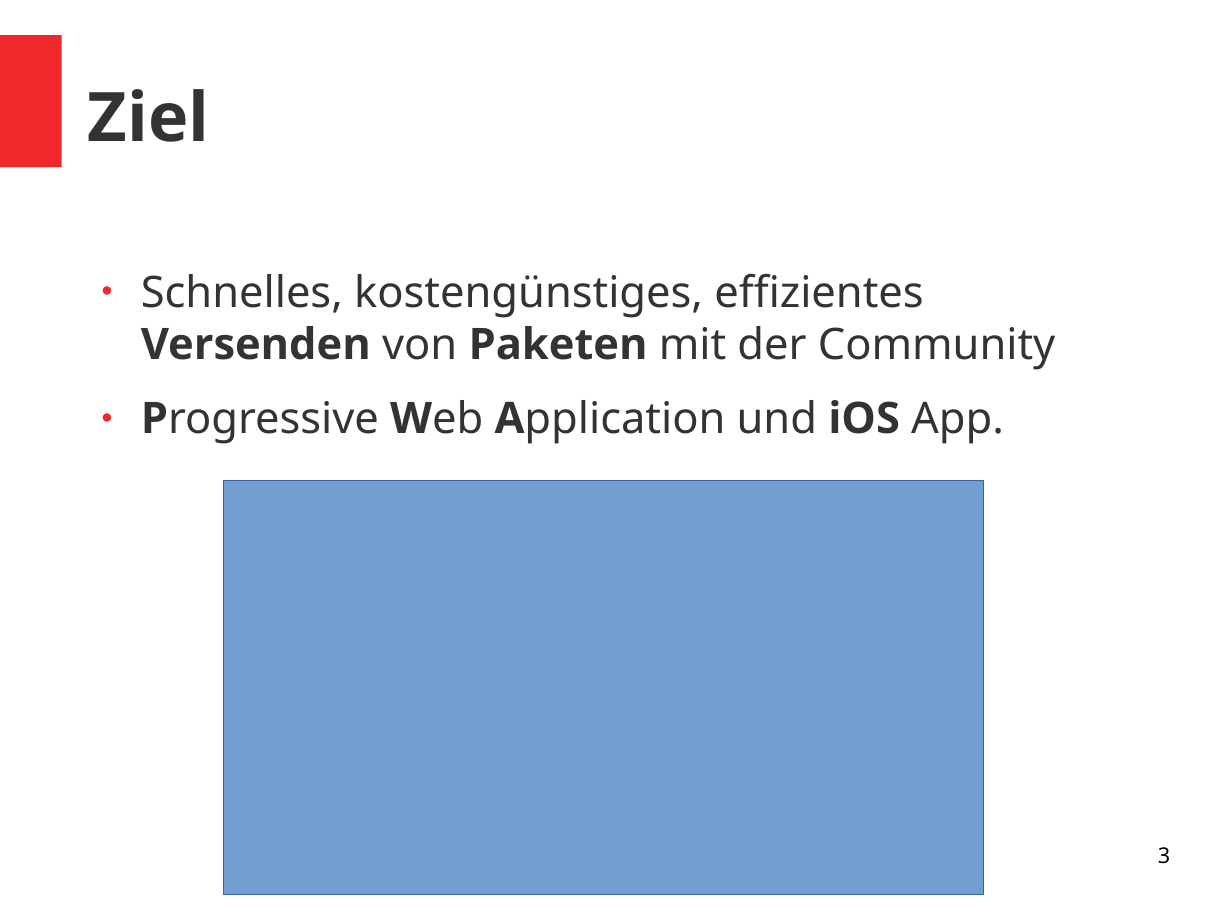
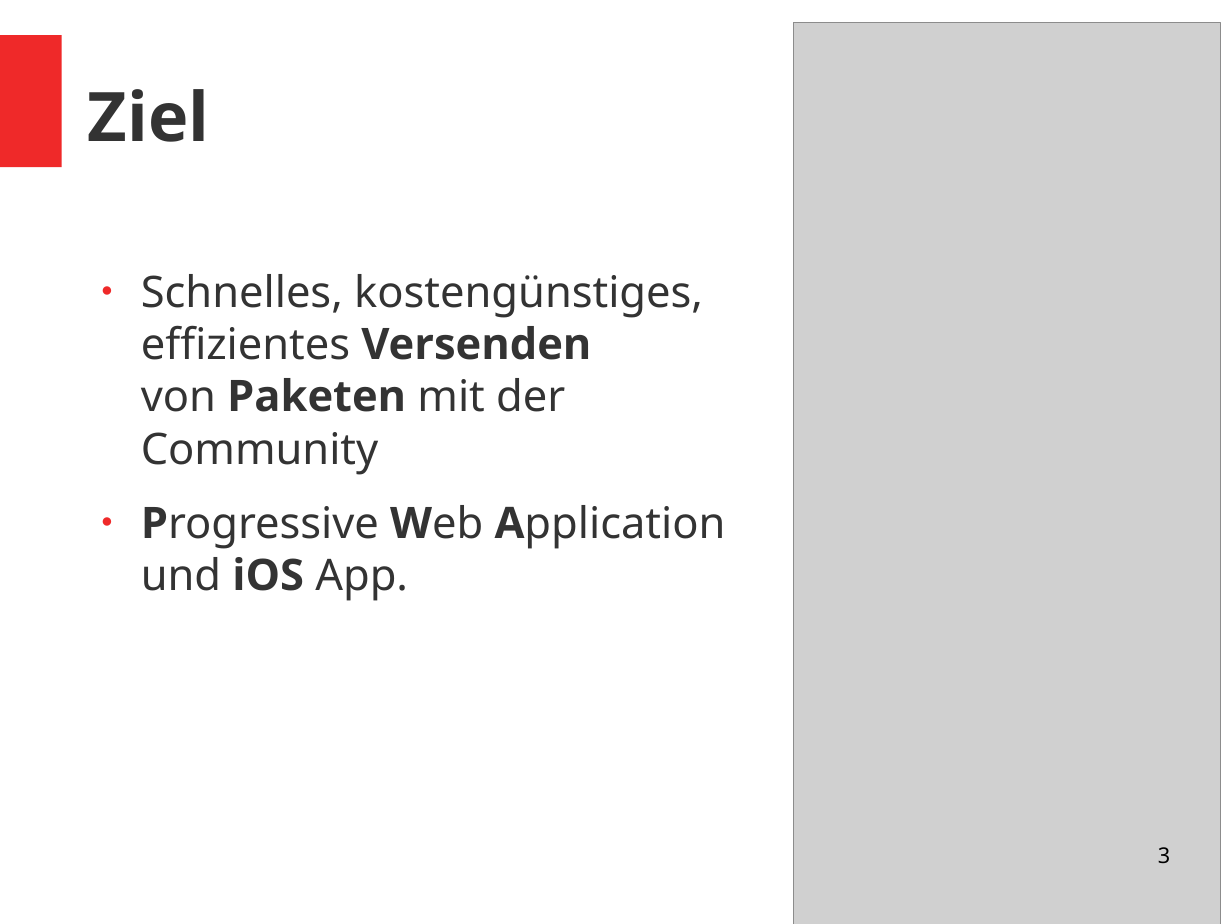
Before and after one commit to Jugendhackt/alpakapost-backend, a slide deck: slide 3 of prezi.odp. Drawn at 1232x924 pixels with LibreOffice and Linux fonts; fonts in the diff are those of the drawing; grey boxes stand for pictures. Boxes give left, top, right and bottom in pixels: in the first picture for what was removed or moved away, otherwise in the second. Text is boxed around its words. In the diff, an @@ line names an element or a change of style, - is before the commit and + after.

Commit message:
update(presentation): Add screenshot of the iOS app

```diff
--- a/prezi.odp
+++ b/prezi.odp
@@ picture added at [794, 22, 1221, 924] @@
@@ text "Schnelles, kostengünstiges, effizientes Versenden von ..." rewrapped from [141, 273, 1056, 444] to [141, 274, 726, 601] @@
@@ rectangle removed at [224, 481, 984, 894] @@
```
